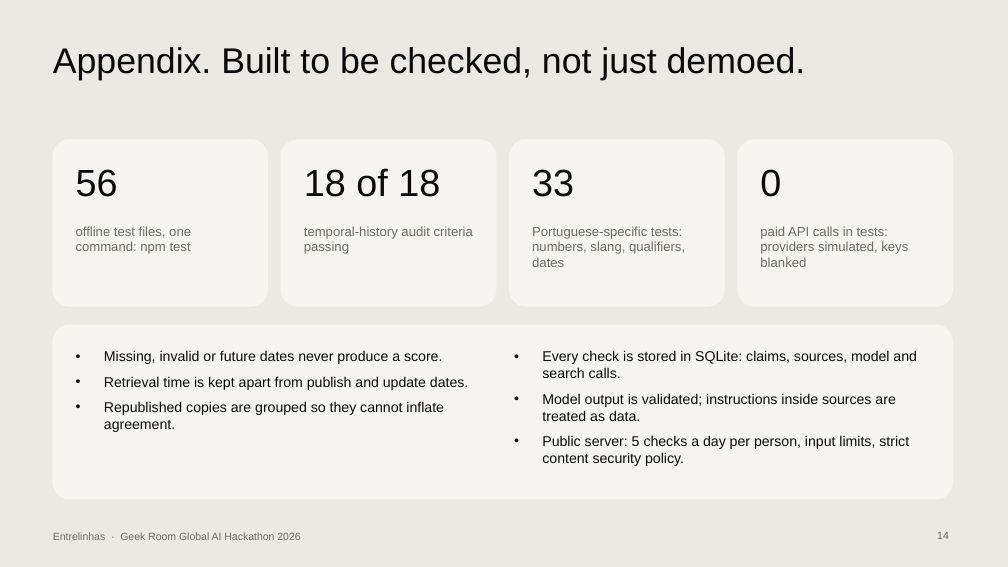
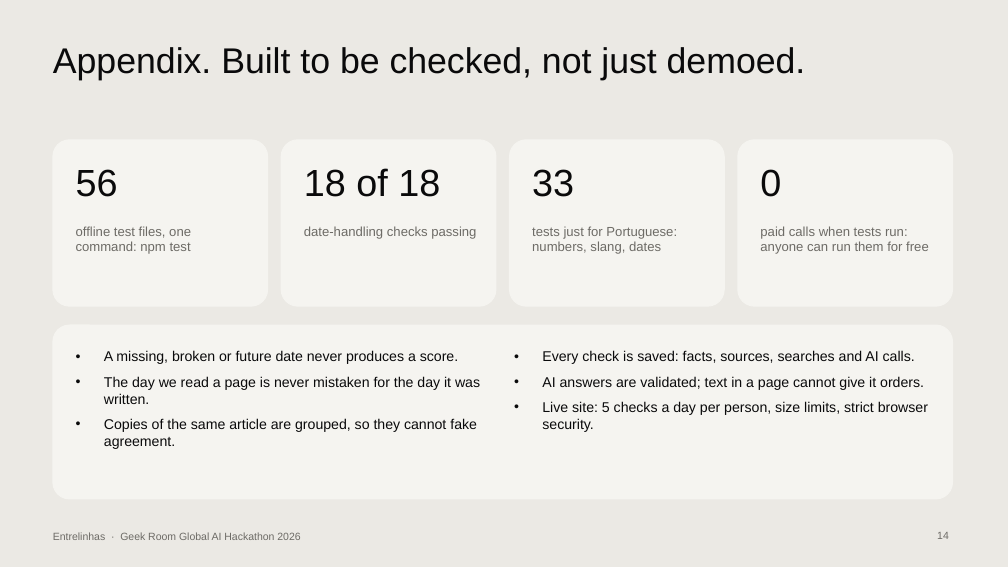
Before and after one commit to contatoalicecandido-lab/entrelinhas, a slide deck: slide 14 of submission/Entrelinhas_Pitch_Deck.pptx. Drawn at 1008x567 pixels with LibreOffice and Linux fonts; fonts in the diff are those of the drawing. Boxes give left, top, right and bottom in pixels: in the first picture for what was removed or moved away, otherwise in the second. Text is boxed around its words. In the diff, an @@ line names an element or a change of style, - is before the commit and + after.

```diff
--- a/submission/Entrelinhas_Pitch_Deck.pptx
+++ b/submission/Entrelinhas_Pitch_Deck.pptx
@@ text at bbox=[304, 226, 476, 239]: text changed @@
-temporal-history audit criteria passing
+date-handling checks passing
@@ text at bbox=[532, 226, 677, 254]: text changed @@
-Portuguese-specific tests: numbers, slang, qualifiers, dates
+tests just for Portuguese: numbers, slang, dates
@@ text at bbox=[760, 226, 929, 254]: text changed @@
-paid API calls in tests: providers simulated, keys blanked
+paid calls when tests run: anyone can run them for free
@@ text at bbox=[104, 350, 480, 449]: text changed @@
-• Missing, invalid or future dates never produce a score.
-• Retrieval time is kept apart from publish and update dates.
-• Republished copies are grouped so they cannot inflate agreement.
+• A missing, broken or future date never produces a score.
+• The day we read a page is never mistaken for the day it was written.
+• Copies of the same article are grouped, so they cannot fake agreement.
@@ text at bbox=[542, 350, 928, 432]: text changed @@
-• Every check is stored in SQLite: claims, sources, model and search calls.
-• Model output is validated; instructions inside sources are treated as data.
-• Public server: 5 checks a day per person, input limits, strict content security policy.
+• Every check is saved: facts, sources, searches and AI calls.
+• AI answers are validated; text in a page cannot give it orders.
+• Live site: 5 checks a day per person, size limits, strict browser security.
```
Also in this commit, not shown: 13 other slides changed.
